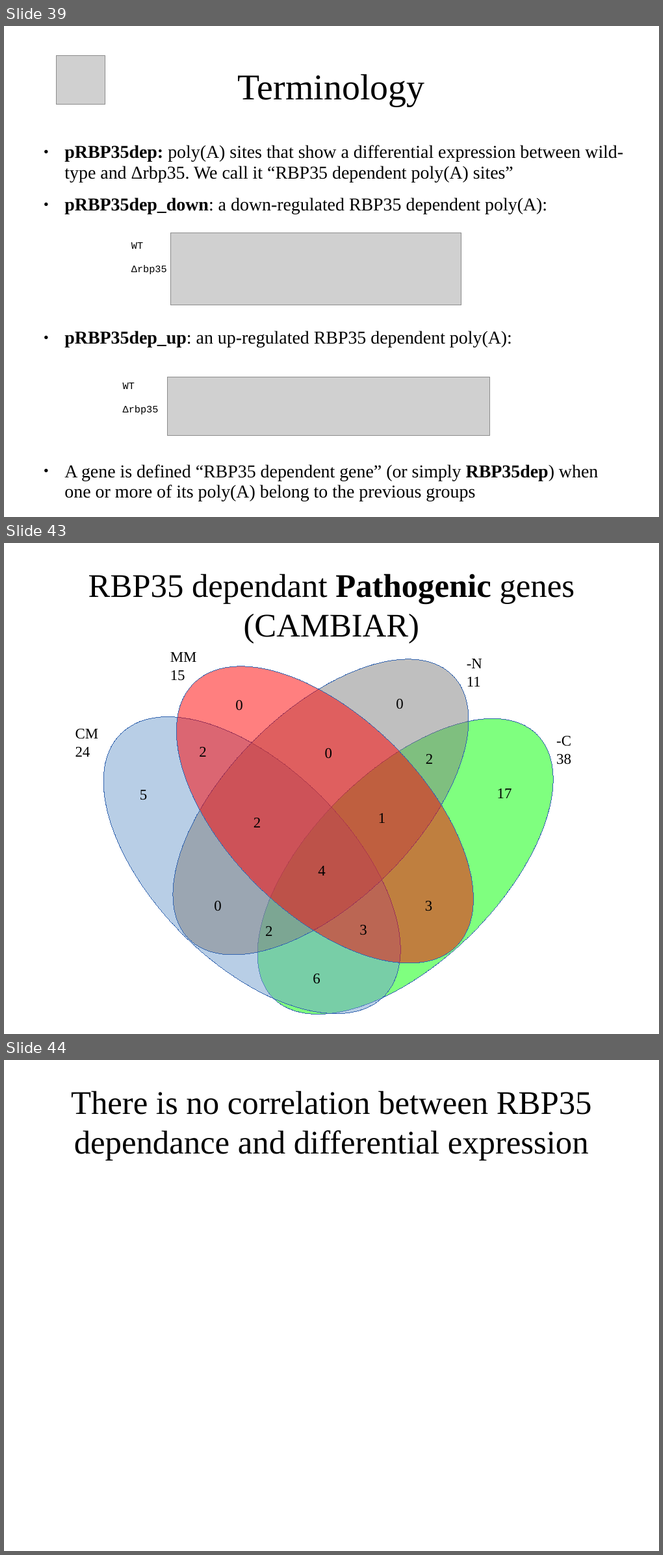
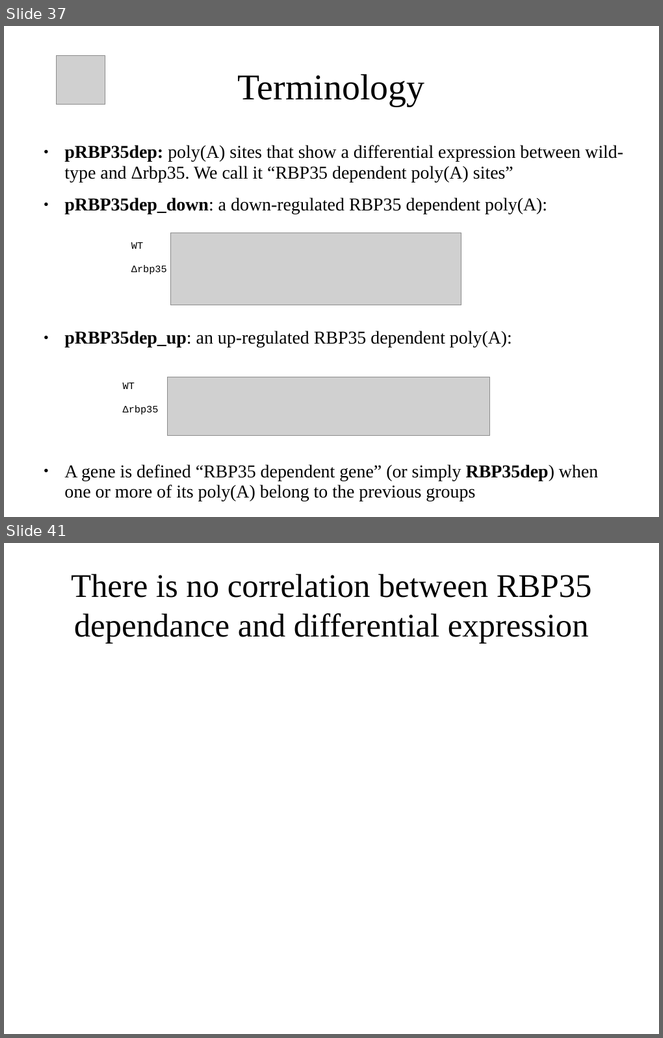
Before and after one commit to wilkinsonlab/m-oryzae-polya, a slide deck: doc/version_21/oryzae_presentation.odp. Shown one above the other, each under a label of ours: slides 39, 43 and 44 before the commit, slides 37 and 41 after it; the slides between them are not shown. The pictures are 663x1555 and 663x1038 pixels, drawn with LibreOffice and Linux fonts; fonts in the diff are those of the drawing; grey boxes stand for pictures. Boxes give left, top, right and bottom in pixels: in the first picture for what was removed or moved away, otherwise in the second. Text is boxed around its words. In the diff, an @@ line names an element or a change of style, - is before the commit and + after.

```diff
--- a/doc/version_21/oryzae_presentation.odp
+++ b/doc/version_21/oryzae_presentation.odp
@@ slide 43 removed at [4,543,659,1034], background #FFFFFF @@
@@ title removed at [88,574,575,643] @@
-RBP35 dependant Pathogenic genes (CAMBIAR)
@@ ellipse removed at [122,608,519,1006] @@
@@ ellipse removed at [124,615,526,1016] @@
@@ text removed at [170,652,197,681] @@
-MM
-15
@@ text removed at [467,659,482,687] @@
--N
-11
@@ ellipse removed at [52,665,453,1034] @@
@@ ellipse removed at [207,668,605,1034] @@
@@ text removed at [235,700,243,711] @@
-0
@@ text removed at [396,699,403,709] @@
-0
@@ text removed at [76,729,99,757] @@
-CM
-24
@@ text removed at [556,736,571,765] @@
--C
-38
@@ text removed at [199,747,206,757] @@
-2
@@ text removed at [325,748,332,759] @@
-0
@@ text removed at [426,754,433,764] @@
-2
@@ text removed at [140,790,147,800] @@
-5
@@ text removed at [497,789,512,798] @@
-17
@@ text removed at [378,813,386,823] @@
-1
@@ text removed at [254,818,261,828] @@
-2
@@ text removed at [318,866,325,876] @@
-4
@@ text removed at [214,901,221,911] @@
-0
@@ text removed at [425,901,432,911] @@
-3
@@ text removed at [265,927,272,936] @@
-2
@@ text removed at [360,925,367,935] @@
-3
@@ text removed at [313,974,320,984] @@
-6
@@ what was slide 39 is now slide 37 @@
@@ what was slide 44 is now slide 41 @@
```
Also in this commit, not shown: 23 slides changed, 4 slides added, 8 other slides removed, 4 other files.
